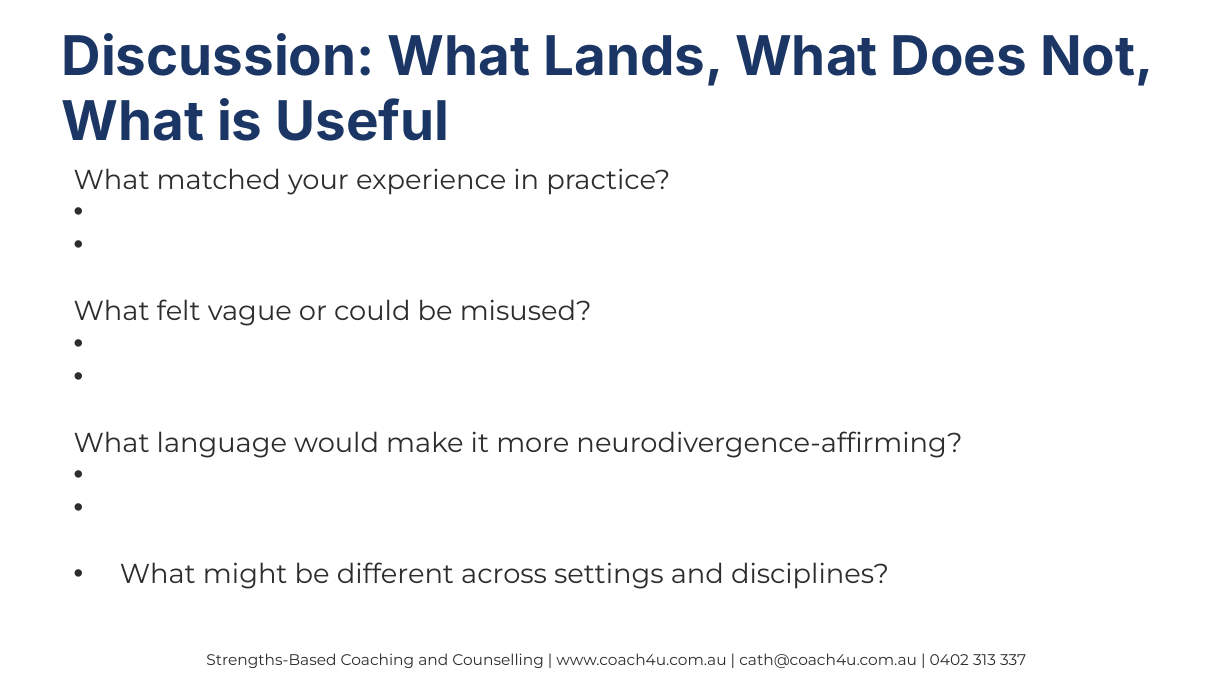
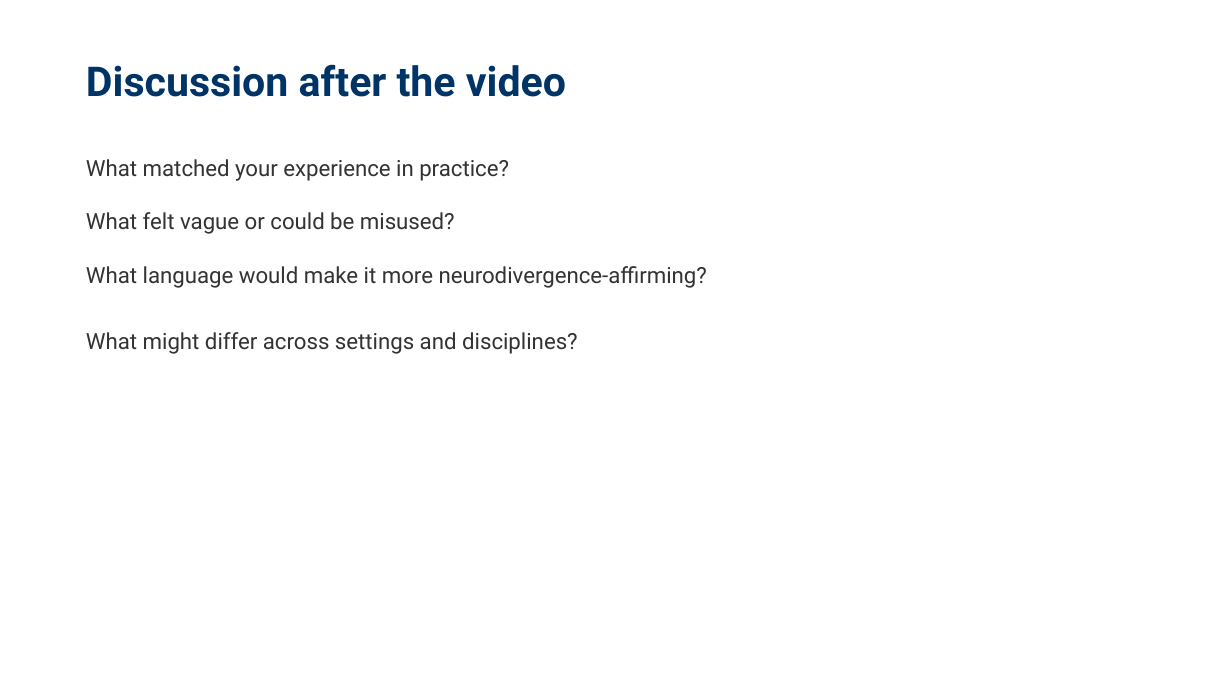
Before and after one commit to cathcoach4u/Internal-Resources-Training, a slide deck: slide 7 of docs/assets/files/presentations/Capacity_Overwhelm_MHPN_Session.pptx. Drawn at 1232x693 pixels with LibreOffice and Linux fonts; fonts in the diff are those of the drawing. Boxes give left, top, right and bottom in pixels: in the first picture for what was removed or moved away, otherwise in the second. Text is boxed around its words. In the diff, an @@ line names an element or a change of style, - is before the commit and + after.

```diff
--- a/docs/assets/files/presentations/Capacity_Overwhelm_MHPN_Session.pptx
+++ b/docs/assets/files/presentations/Capacity_Overwhelm_MHPN_Session.pptx
@@ text at box(86, 64, 566, 97): text changed; size 32 to 24 pt; font Inter to Roboto; text colour #1B3664 to #003366 @@
-Discussion: What Lands, What Does Not, What is Useful
+Discussion after the video
@@ text "What matched your experience in ..." at box(86, 159, 707, 354): vertical alignment middle to top @@
@@ text at box(86, 159, 707, 354): text changed; size 16 to 13 pt; font Montserrat to Roboto; text colour #2D2D2D to #333333 @@
-• What matched your experience in practice?
-• What felt vague or could be misused?
-• What language would make it more neurodivergence-affirming?
-• What might be different across settings and disciplines?
+What matched your experience in practice?
+What felt vague or could be misused?
+What language would make it more neurodivergence-affirming?
+What might differ across settings and disciplines?
@@ text removed at box(206, 653, 1026, 668) @@
-Strengths-Based Coaching and Counselling | www.coach4u.com.au | cath@coach4u.com.au | 0402 313 337
```
Also in this commit, not shown: 6 other slides changed, 3 slides added, 3 slides removed.
